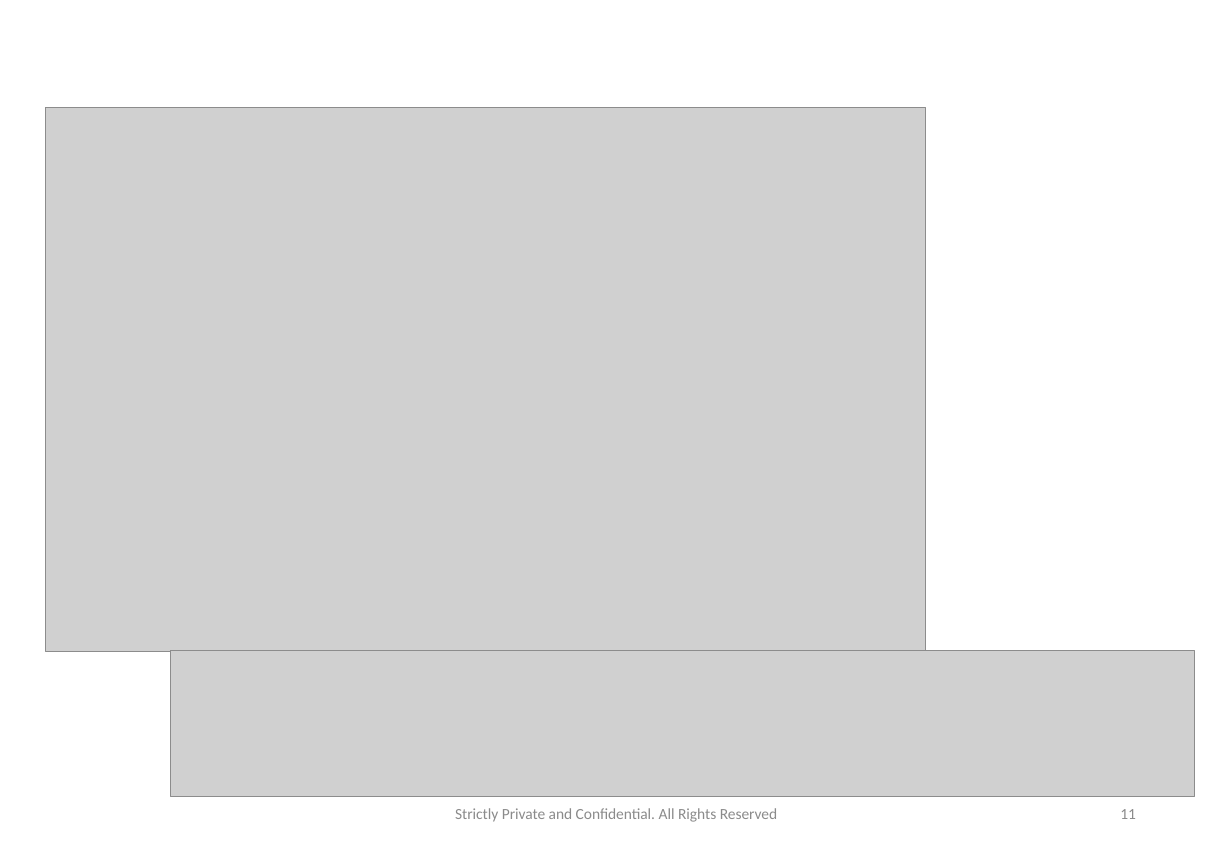
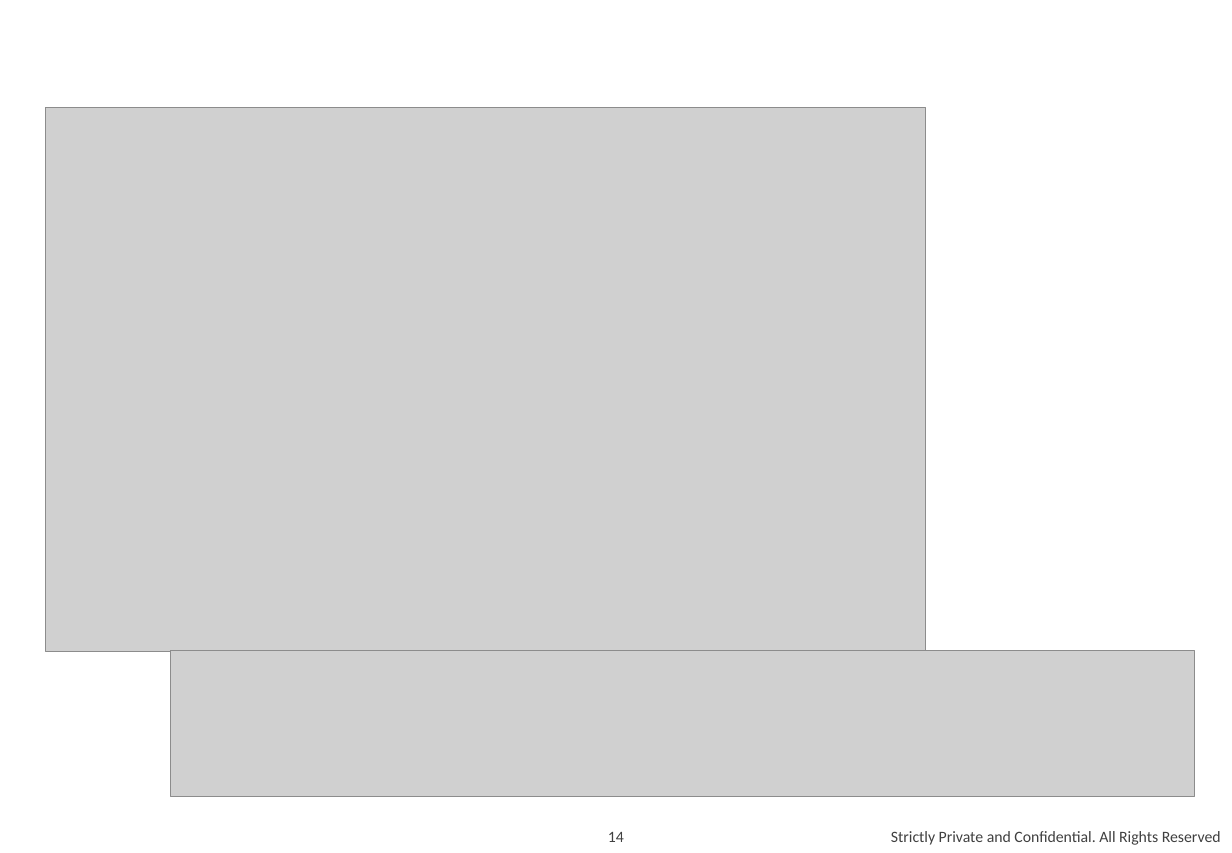
Before and after one commit to andylke/docs-microservice-dos-and-donts, a slide deck: slide 14 of microservice-dos-and-donts.pptx (slide 11 before the commit). Drawn at 1232x853 pixels with LibreOffice and Linux fonts; fonts in the diff are those of the drawing; grey boxes stand for pictures. Boxes give left, top, right and bottom in pixels: in the first picture for what was removed or moved away, otherwise in the second. Text is boxed around its words. In the diff, an @@ line names an element or a change of style, - is before the commit and + after.

```diff
--- a/microservice-dos-and-donts.pptx
+++ b/microservice-dos-and-donts.pptx
@@ page number removed at (1120,809,1136,819) @@
-11
@@ page number added at (608,832,624,842), 10 pt, text #404040 @@
+14
@@ text "Strictly Private and Confidential. All ...": place and size @@
-text "Strictly Private and Confidential. All ..." at (455,808,778,822)
+text "Strictly Private and Confidential. All ..." at (891,831,1221,845)
@@ text "Strictly Private and Confidential. All ..." at (891,831,1221,845): size 9.8 to 10 pt, text colour #8C8C8C to #404040; alignment centre to right @@
```
Also in this commit, not shown: 10 other slides changed, 3 slides added, 4 slides removed, 1 other file.
